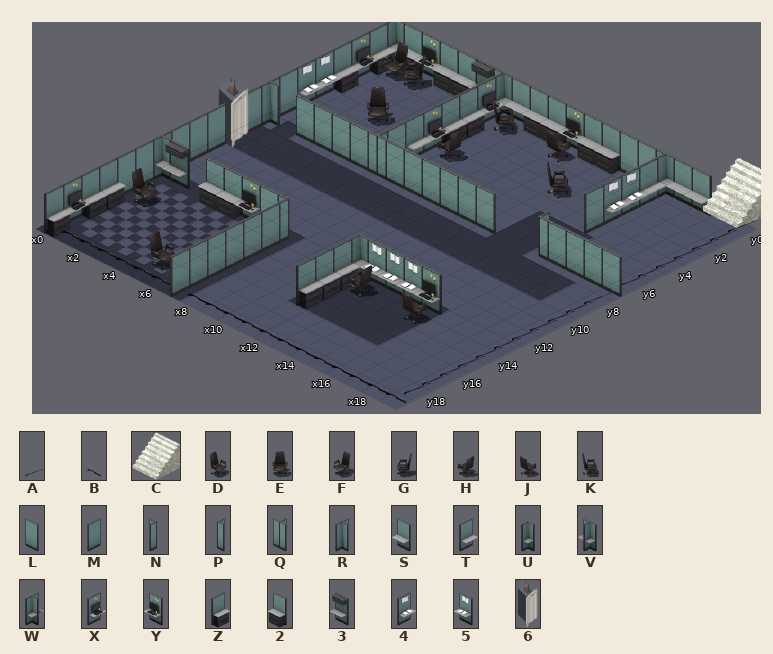
Two states of a Tiled map, map/lvlthree.tmx. This is how it looked before the edit.
Cells are 64x32 px. Isometric: x runs down to the right, y down to the left. Shown: x 0..19, y 0..19. Tiles whose own drawing changed are shown in their newer look in all pictures.
Key: from "231": A 0; from "2312312": B 0; from "Stone C - Stairs 128x128": C 6; from "chair": D 0, E 1, F 2, G 3, H 4, J 6, K 7; from "cubicles": L 4, M 5, N 6, P 8, Q 12, R 13, S 15, T 16, U 18, V 20, W 21, X 24, Y 25, Z 26, 2 27, 3 29, 4 30, 5 31; from "elevador": 6 0.
_ is an empty cell.
Layers that did not change in this view are not listed.
Layer "object" before, first column x 0:
 0 U2Y223VS22Y22LLVSSCA
 1 ZFG___XK__J____T___A
 2 X_____Z________4___A
 3 Z_____Z_____K__4___A
 4 4__E__XH_______M___A
 5 4_____T____________A
 6 M_____M____________A
 7 R_LLLLQLLLLLL__PLLLL
 8 M__________________A
 9 6__________________A
10 M__________________A
11 M__________________A
12 M__________________A
13 W3_22YLN___U555Y___A
14 M______M___ZH__J___A
15 MD_____M___Z_______A
16 Z______M___Z_______A
17 Z______M___________A
18 X____D_M___________A
19 ZBBBBBBMBBBBBBBBBBBB
New version:
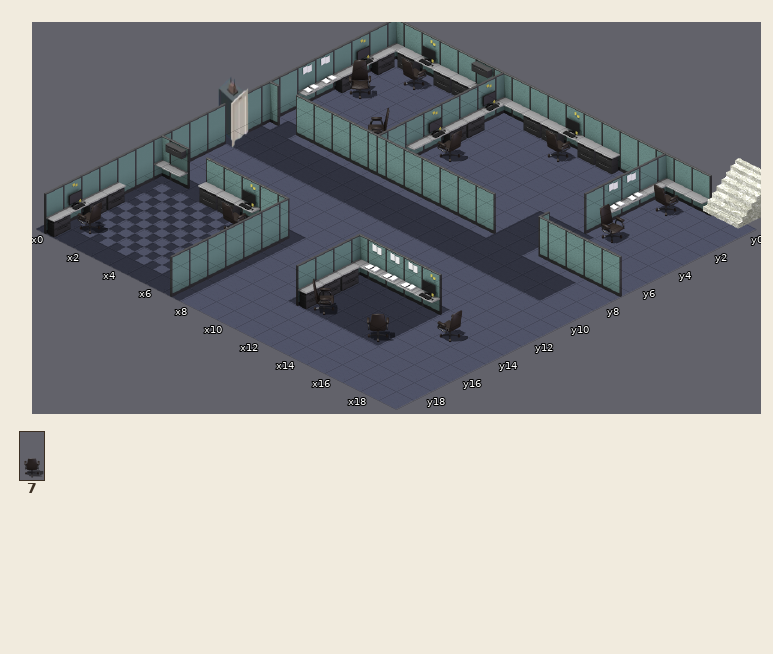
Further tiles: from "chair": 7 5.
The exact change:
Layer "object":
Tile 7 now appears in row 16 at x 15.
Tile D now appears in row 4 at x 16.
Tile E now appears in row 3 at x 1.
Tile G now appears in row 5 at x 4.
Tile H now appears in row 14 at x 17; in row 18 at x 1.
The author changed tile G to tile J in row 1 at x 2.
Tile J now appears in row 1 at x 16; in row 14 at x 5.
Tile K now appears in row 16 at x 12.
The author cleared tile A in rows 0 to 6 at x 19; in rows 8 to 18 at x 19.
The author cleared tile B in row 19 at x 1 to 6 and 8 to 19.
The author cleared tile D in row 15 at x 1; in row 18 at x 5.
The author cleared tile E in row 4 at x 3.
The author cleared tile F in row 1 at x 1.
The author cleared tile H in row 14 at x 12.
The author cleared tile J in row 14 at x 15.
The author cleared tile K in row 1 at x 7; in row 3 at x 12.
Where, in picture pixels (left, top, right, bottom), the same in both pictures:
changed: (61, 42, 755, 404)
